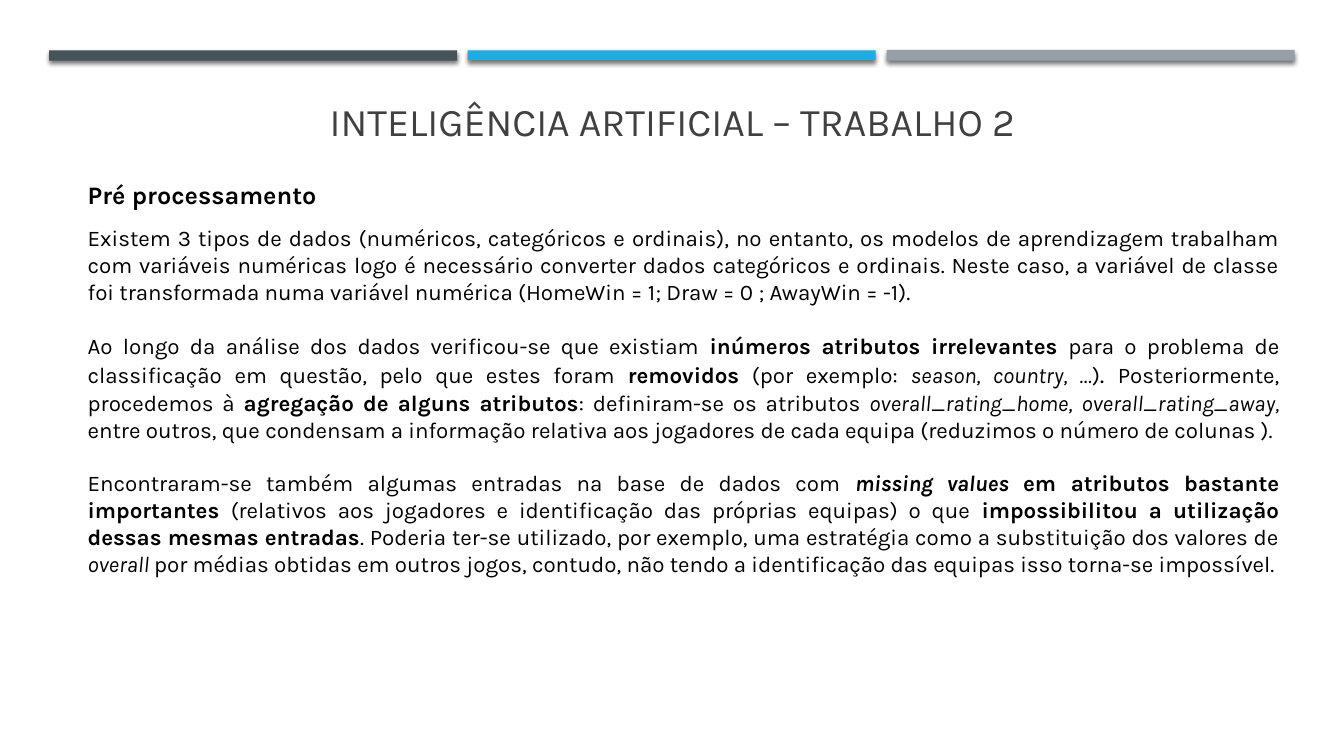
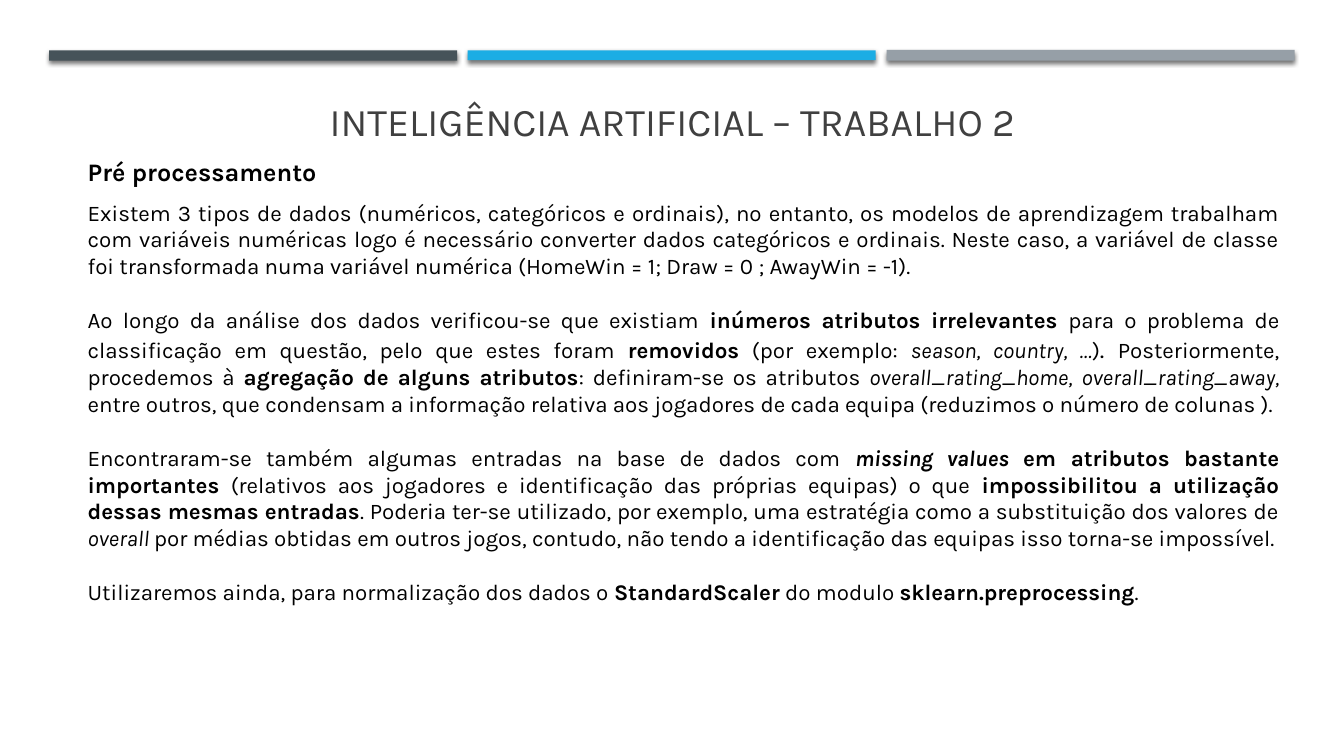
Before and after one commit to j-vm/FEUP_IART_2020, a slide deck: slide 6 of Assigment2/Checkpoint1_trabalho2.pptx. Drawn at 1344x756 pixels with LibreOffice and Linux fonts; fonts in the diff are those of the drawing. Boxes give left, top, right and bottom in pixels: in the first picture for what was removed or moved away, otherwise in the second. Text is boxed around its words. In the diff, an @@ line names an element or a change of style, - is before the commit and + after.

```diff
--- a/Assigment2/Checkpoint1_trabalho2.pptx
+++ b/Assigment2/Checkpoint1_trabalho2.pptx
@@ text "Pré processamento" moved from (x1=88, y1=184, x2=317, y2=210) to (x1=88, y1=161, x2=317, y2=187) @@
@@ text "Existem 3 tipos de dados ..." moved from (x1=88, y1=229, x2=1280, y2=578) to (x1=88, y1=204, x2=1280, y2=606) @@
@@ text at (x1=88, y1=584, x2=1139, y2=606): paragraph added @@
+Utilizaremos ainda, para normalização dos dados o StandardScaler do modulo sklearn.preprocessing.
```
Also in this commit, not shown: 6 other slides changed, 1 other file.
